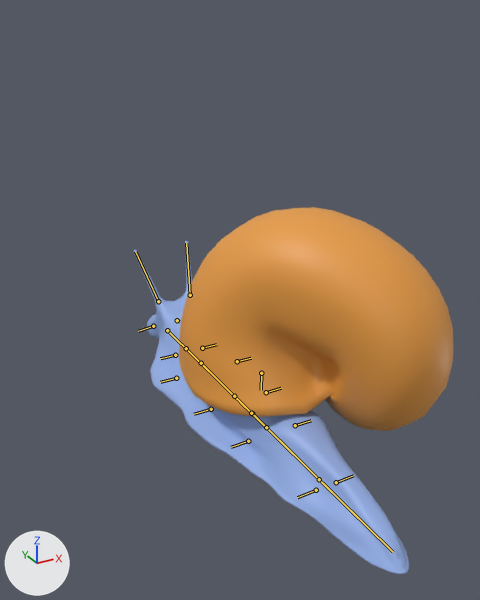
Before and after pictures for a commit that changed the Blender file ASSETS/exported Character/RIGS/SNAIL RIG textured Uvs.blend.
One viewpoint serves both versions: a 50 mm lens placed at (-0.0643, -0.111, 0.0844), pointed at (-0.0021, 0.0021, 0.0279). Every picture has the same lights, and +X, +Y and +Z are marked at lower left. The older version comes first. Both versions are drawn at the pose saved in each file; the numbers are the values there. The bones that bend it are drawn over the model as lines.

Names of what the first picture shows: 'shell', 'snail body '.
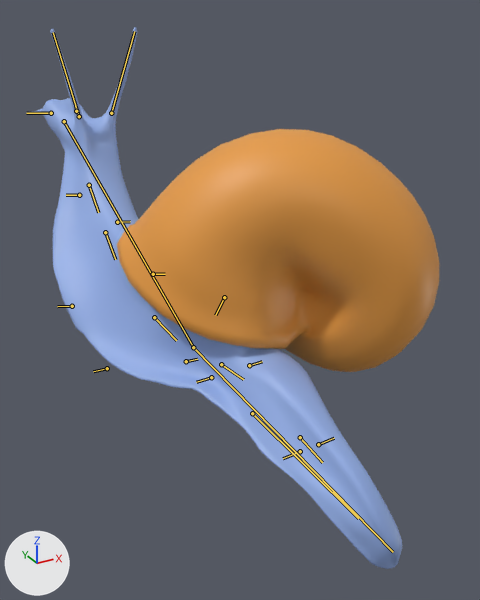
Edits to the bpy script that builds the scene:
```text
Change bone_leg2_l:
    where bone_leg2_l = bpy.data.objects['Armature.004'].pose.bones['LEG2.L']  # child of 'SLIDER2'
    bone_leg2_l.location: (0.0, 0.0, 0.0) -> (0.006, 0.0018, 0.0116)
Change bone_leg2_r:
    where bone_leg2_r = bpy.data.objects['Armature.004'].pose.bones['LEG2.R']  # child of 'SLIDER2'
    bone_leg2_r.location: (0.0, 0.0, 0.0) -> (-0.0029, 0.0049, 0.004)
Change bone_leg1_r:
    where bone_leg1_r = bpy.data.objects['Armature.004'].pose.bones['LEG1.R']  # child of 'SLIDER1'
    bone_leg1_r.location: (0.0, 0.0, 0.0) -> (-0.0038, 0.0038, 0.0037)
Change bone_leg3_l:
    where bone_leg3_l = bpy.data.objects['Armature.004'].pose.bones['LEG3.L']  # child of 'SLIDER2.001'
    bone_leg3_l.location: (0.0, 0.0, 0.0) -> (-0.0031, 0.0007, 0.0165)
Change bone_leg3_r:
    where bone_leg3_r = bpy.data.objects['Armature.004'].pose.bones['LEG3.R']  # child of 'SLIDER2.001'
    bone_leg3_r.location: (0.0, 0.0, 0.0) -> (-0.0027, 0.0018, 0.0099)
Change bone_midctrl:
    where bone_midctrl = bpy.data.objects['Armature.004'].pose.bones['MidCtrl']  # child of 'MidCtrl_Offset'
    bone_midctrl.location: (0.0, 0.0, 0.0) -> (0.0106, 0.0032, -0.0036)
    bone_midctrl.rotation_quaternion: (1.0, 0.0, 0.0, 0.0) -> (0.957, -0.26, -0.079, 0.097)  # degrees (0, 0, 0) -> degrees (-31, -6, 13)
Change bone_endctrl:
    where bone_endctrl = bpy.data.objects['Armature.004'].pose.bones['EndCtrl']  # child of 'Root'
    bone_endctrl.rotation_quaternion: (1.0, 0.0, 0.0, 0.0) -> (0.786, -0.321, 0.013, -0.528)  # degrees (0, 0, 0) -> degrees (-33, -19, -62)
Change bone_startctrl:
    where bone_startctrl = bpy.data.objects['Armature.004'].pose.bones['StartCtrl']  # child of 'Root'
    bone_startctrl.location: (0.0, 0.0, 0.0) -> (-0.0587, -0.0088, 0.0212)
    bone_startctrl.rotation_quaternion: (1.0, 0.0, 0.0, 0.0) -> (0.888, -0.138, -0.082, -0.431)  # degrees (0, 0, 0) -> degrees (-10, -15, -50)
Change bone_eyestalktop_l:
    where bone_eyestalktop_l = bpy.data.objects['Armature.004'].pose.bones['eyestalktop.L']  # child of 'StartCtrl'
    bone_eyestalktop_l.location: (0.0, 0.0, 0.0) -> (-0.0012, 0.0012, -0.0098)
    bone_eyestalktop_l.rotation_quaternion: (1.0, 0.0, 0.0, 0.0) -> (0.966, -0.234, 0.106, 0.042)  # degrees (0, 0, 0) -> degrees (-27, 13, 2)
Change bone_eyestalktop_r:
    where bone_eyestalktop_r = bpy.data.objects['Armature.004'].pose.bones['eyestalktop.R']  # child of 'StartCtrl'
    bone_eyestalktop_r.location: (0.0, 0.0, 0.0) -> (0.0002, 0.0049, -0.0016)
    bone_eyestalktop_r.rotation_quaternion: (1.0, 0.001, 0.003, -0.004) -> (0.989, -0.144, 0.005, -0.015)  # degrees (0, 0, 0) -> degrees (-17, 0, -2)
Change bone_mouth_l:
    where bone_mouth_l = bpy.data.objects['Armature.004'].pose.bones['MOUTH.L']  # child of 'StartCtrl'
    bone_mouth_l.rotation_quaternion: (1.0, 0.0, 0.0, 0.0) -> (0.991, 0.081, -0.058, 0.087)  # degrees (0, 0, 0) -> degrees (9, -7, 9)
Change bone_mouth_r:
    where bone_mouth_r = bpy.data.objects['Armature.004'].pose.bones['MOUTH.R']  # child of 'StartCtrl'
    bone_mouth_r.rotation_quaternion: (1.0, 0.0, 0.0, 0.0) -> (0.982, 0.144, 0.074, -0.098)  # degrees (0, 0, 0) -> degrees (16, 10, -10)
Change bone_shell_ctrl:
    where bone_shell_ctrl = bpy.data.objects['Armature.004'].pose.bones['SHELL CTRL']  # child of 'SHELL ANCHOR'
    bone_shell_ctrl.location: (0.0, 0.0, 0.0) -> (0.0003, -0.0017, -0.0001)
    bone_shell_ctrl.rotation_quaternion: (1.0, 0.0, 0.0, 0.0) -> (0.994, 0.031, -0.036, -0.097)  # degrees (0, 0, 0) -> degrees (4, -4, -11)
```

Boxes (x1, y1, x2, y2) around the edits, measured in the pictures (480 x 600 px):
'shell', posed (17% wider, 8% taller)
    before: (179, 207, 453, 431)
    after: (117, 129, 439, 372)
'snail body ', posed (36% wider, 63% taller)
    before: (133, 241, 409, 574)
    after: (27, 27, 402, 569)
bone 'LEG2.L', root to tip
    before: (176, 378) to (160, 382)
    after: (72, 306) to (57, 306)
bone 'LEG2.R', root to tip
    before: (237, 361) to (251, 358)
    after: (153, 274) to (165, 274)
bone 'LEG1.R', root to tip
    before: (202, 348) to (216, 344)
    after: (117, 222) to (130, 221)
bone 'LEG3.L', root to tip
    before: (211, 409) to (194, 414)
    after: (107, 368) to (93, 371)
bone 'LEG3.R', root to tip
    before: (266, 392) to (281, 388)
    after: (186, 361) to (197, 359)
bone 'MOUTH.L', root to tip
    before: (177, 320) to (179, 321)
    after: (76, 111) to (75, 105)
bone 'MOUTH.R', root to tip
    before: (153, 326) to (138, 331)
    after: (51, 113) to (26, 113)
bone 'SHELL CTRL', root to tip
    before: (261, 373) to (261, 390)
    after: (224, 297) to (215, 315)
